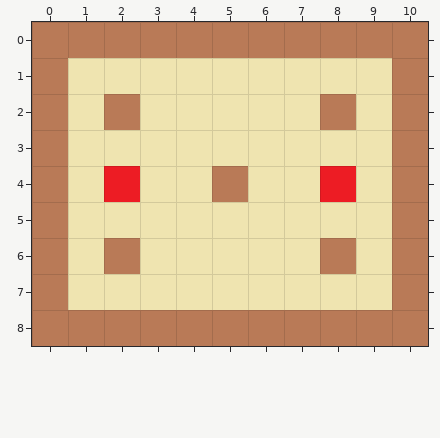
Two states of a Tiled map, Adventure/res/rooms/fivedots.room.tmx. That is the earlier state.
Cells are 64x64 px. Shown: x 0..10, y 0..8.
The same view after the edit:
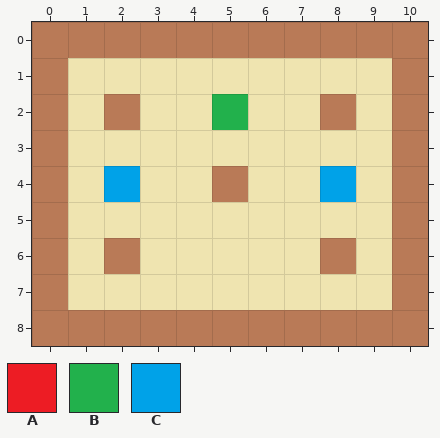
Key: from "tiled": A 2, B 5, C 6.
_ is an empty cell, . an unchanged one.
Difference:
--- layer "enemies"
@@ x 5..5 @@
-2 _
+2 B
@@ x 2..8 @@
-4 A.....A
+4 C.....C
Where, in picture pixels (left, top, right, bottom), the same in both pictures:
added: (212, 94, 248, 130)
changed: (104, 166, 140, 202)
changed: (320, 166, 356, 202)
